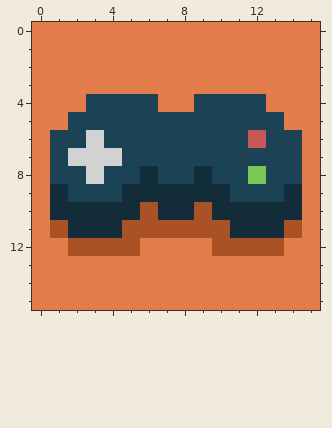
Two states of a pixel-art sprite, icon192.png. The picture above was drawn from the file before the commit.
The file is 192x192 pixels, drawn in blocks of 12x12; one block is one cell here.
After the commit:
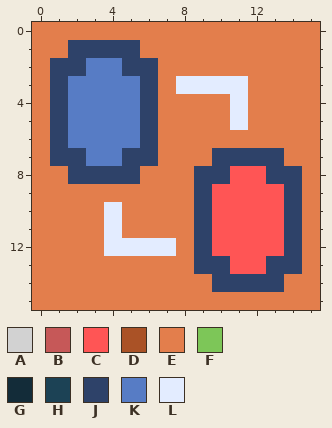
Palette (. is transparent): A #d2d2d2  B #c65858  C #ff5555  D #aa5226  E #e37e4c  F #7dc658  G #132c39  H #1c4255  J #2e4269  K #577cc5  L #e3ecff
Change:
The edit turns colour D into colour C in row 11 at x 10; in row 12 at x 10 to 13.
The edit turns colour E into colour C in row 13 at x 11 to 12.
The edit turns colour F into colour C in row 8 at x 12.
The edit turns colour G into colour C in row 9 at x 10; in row 10 at x 10 to 13; in row 11 at x 11 to 13.
The edit turns colour H into colour C in row 8 at x 11; in row 9 at x 11 to 13.
The edit turns colour B into colour E in row 6 at x 12.
The edit turns colour D into colour E in row 10 at x 6; in row 11 at x 1 and 5 to 8; in row 12 at x 2 to 3.
The edit turns colour G into colour E in row 8 at x 6; in row 9 at x 1 and 5 to 8; in row 10 at x 1 to 3, 5 and 7 to 8; in row 11 at x 2 to 3.
The edit turns colour H into colour E in row 4 at x 9 to 10 and 12; in row 5 at x 7 to 10 and 12 to 13; in row 6 at x 7 to 11 and 13 to 14; in row 7 at x 7 to 9 and 14; in row 8 at x 1 and 7 to 8; in row 9 at x 2 to 4.
The edit turns colour A into colour J in row 7 at x 2; in row 8 at x 3.
The edit turns colour D into colour J in row 10 at x 9; in row 11 at x 9 and 14.
The edit turns colour E into colour J in row 1 at x 2 to 5; in row 2 at x 1 to 2 and 5 to 6; in row 3 at x 1 and 6; in rows 4 to 5 at x 1; in row 12 at x 9 and 14; in row 13 at x 9 to 10 and 13 to 14.
The edit turns colour E into colour J in row 14 at x 10 to 13.
The edit turns colour G into colour J in row 8 at x 9; in row 9 at x 9 and 14; in row 10 at x 14.
The edit turns colour H into colour J in rows 4 to 5 at x 6; in row 6 at x 1 and 6; in row 7 at x 1, 5 to 6 and 10 to 13; in row 8 at x 2, 4 to 5, 10 and 13 to 14.
The edit turns colour A into colour K in row 6 at x 3; in row 7 at x 3 to 4.
The edit turns colour E into colour K in row 2 at x 3 to 4; in row 3 at x 2 to 5; in row 4 at x 2.
The edit turns colour H into colour K in row 4 at x 3 to 5; in row 5 at x 2 to 5; in row 6 at x 2 and 4 to 5.
The edit turns colour D into colour L in row 12 at x 4 to 5.
The edit turns colour E into colour L in row 3 at x 8 to 11; in row 12 at x 6 to 7.
The edit turns colour G into colour L in rows 10 to 11 at x 4.
The edit turns colour H into colour L in rows 4 to 5 at x 11.
